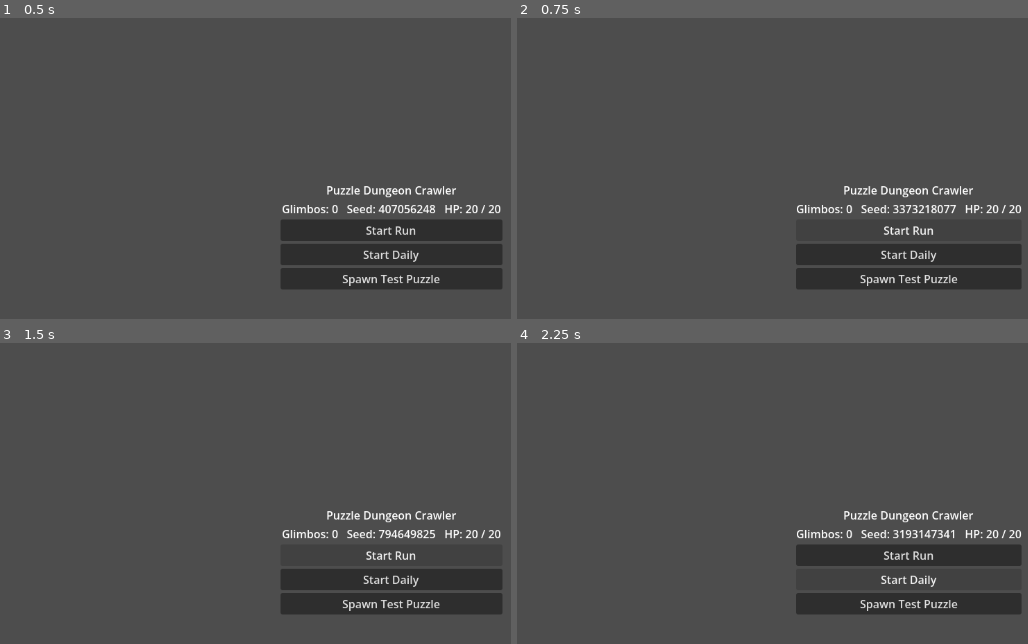
Above: before the commit, frames 1-4 (two rows, left to right).
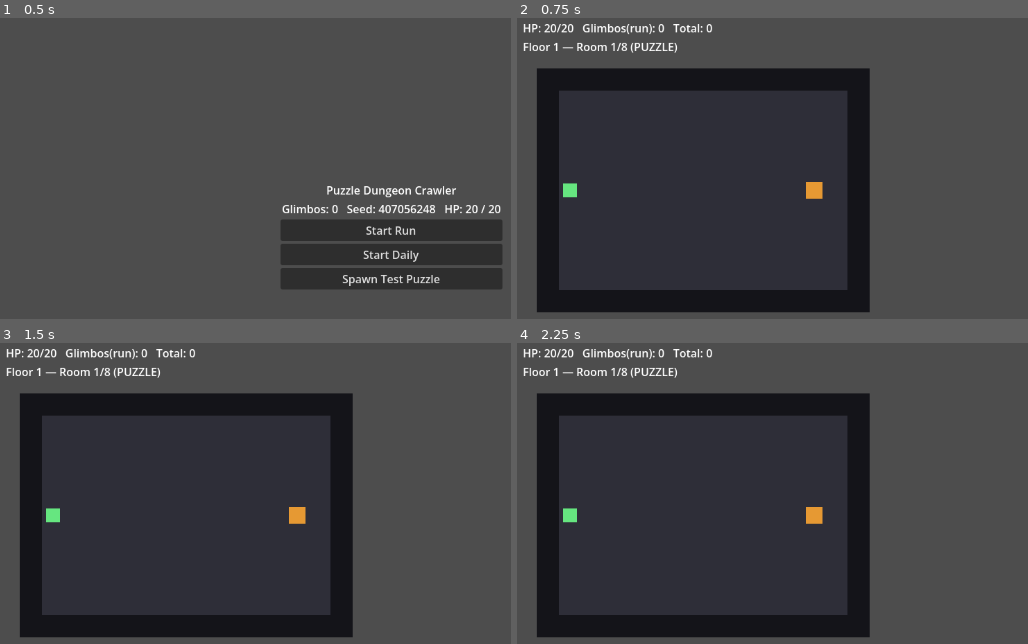
Above: after the commit, the same moments.

Repository: NickSanft/puzzle-dungeon-crawler
Game: Godot game, scene res://scenes/ui/main.tscn
Same seed, same stepped clock (60 frames per second), same inputs: the game is played once before the commit and once after it.
Inputs (mouse positions are in pixels of both pictures, inside the frame that each line leads up to):
- Up to frame 1 (0.5 s): no input
- Up to frame 2 (0.75 s): click "Start Run" at 0.5 s
- Up to frame 3 (1.5 s): click (393, 556) at 1.25 s, where only the run before the commit has a clickable "Start Run"
- Up to frame 4 (2.25 s): click (910, 580) at 2 s, where only the run before the commit has a clickable "Start Daily"

Frame 1 is identical in both runs. In frame 2, 56% of the frame differs, in the area x 1-99%, y 1-98%; in frame 3, 56%; in frame 4, 56%.

Commit message:
feat(dungeon): tile-based run scene + fix solver bool comparison

Diff:
--- a/project.godot
+++ b/project.godot
@@ -22,6 +22,10 @@
 GameState="*res://scripts/core/game_state.gd"
 RunManager="*res://scripts/core/run_manager.gd"
 
+[dotnet]
+
+project/assembly_name="PuzzleDungeonCrawler"
+
 [physics]
 
 3d/physics_engine="Jolt Physics"
--- /dev/null
+++ b/scenes/dungeon/dungeon.gd
@@ -0,0 +1,97 @@
+extends Node2D
+
+const TILE_SIZE := 32
+const ROOM_W := 15
+const ROOM_H := 11
+
+const COLOR_FLOOR := Color(0.18, 0.18, 0.22)
+const COLOR_WALL := Color(0.08, 0.08, 0.1)
+const COLOR_PLAYER := Color(0.4, 0.9, 0.5)
+const COLOR_TRIGGER_PUZZLE := Color(0.9, 0.6, 0.2)
+const COLOR_TRIGGER_SHOP := Color(0.6, 0.4, 0.9)
+const COLOR_TRIGGER_BOSS := Color(0.9, 0.25, 0.3)
+const COLOR_DOOR := Color(0.5, 0.5, 0.55)
+
+enum Tile { FLOOR, WALL, DOOR }
+
+signal trigger_entered(room_type: String)
+
+var _tiles: Array = []
+var _player_pos: Vector2i = Vector2i(1, 1)
+var _trigger_pos: Vector2i = Vector2i(ROOM_W / 2, ROOM_H / 2)
+var _trigger_type: String = "PUZZLE"
+var _active: bool = true
+
+func _ready() -> void:
+	_build_room()
+	queue_redraw()
+
+func _build_room() -> void:
+	_tiles = []
+	for y in ROOM_H:
+		var row: Array = []
+		for x in ROOM_W:
+			if x == 0 or y == 0 or x == ROOM_W - 1 or y == ROOM_H - 1:
+				row.append(Tile.WALL)
+			else:
+				row.append(Tile.FLOOR)
+		_tiles.append(row)
+	_player_pos = Vector2i(1, ROOM_H / 2)
+	_trigger_pos = Vector2i(ROOM_W - 3, ROOM_H / 2)
+
+func load_room(room_type: String) -> void:
+	_trigger_type = room_type
+	_active = true
+	_build_room()
+	queue_redraw()
+
+func _unhandled_input(event: InputEvent) -> void:
+	if not _active:
+		return
+	if not (event is InputEventKey and event.pressed and not event.echo):
+		return
+	var dx := 0
+	var dy := 0
+	match event.keycode:
+		KEY_W, KEY_UP: dy = -1
+		KEY_S, KEY_DOWN: dy = 1
+		KEY_A, KEY_LEFT: dx = -1
+		KEY_D, KEY_RIGHT: dx = 1
+		_: return
+	_try_move(dx, dy)
+
+func _try_move(dx: int, dy: int) -> void:
+	var next := _player_pos + Vector2i(dx, dy)
+	if next.x < 0 or next.y < 0 or next.x >= ROOM_W or next.y >= ROOM_H:
+		return
+	if _tiles[next.y][next.x] == Tile.WALL:
+		return
+	_player_pos = next
+	queue_redraw()
+	if _player_pos == _trigger_pos:
+		_active = false
+		trigger_entered.emit(_trigger_type)
+
+func set_active(flag: bool) -> void:
+	_active = flag
+
+func _draw() -> void:
+	for y in ROOM_H:
+		for x in ROOM_W:
+			var rect := Rect2(x * TILE_SIZE, y * TILE_SIZE, TILE_SIZE, TILE_SIZE)
+			var c := COLOR_FLOOR
+			match _tiles[y][x]:
+				Tile.WALL: c = COLOR_WALL
+				Tile.DOOR: c = COLOR_DOOR
+			draw_rect(rect, c)
+	var tc := _trigger_color(_trigger_type)
+	draw_rect(Rect2(_trigger_pos.x * TILE_SIZE + 4, _trigger_pos.y * TILE_SIZE + 4,
+		TILE_SIZE - 8, TILE_SIZE - 8), tc)
+	draw_rect(Rect2(_player_pos.x * TILE_SIZE + 6, _player_pos.y * TILE_SIZE + 6,
+		TILE_SIZE - 12, TILE_SIZE - 12), COLOR_PLAYER)
+
+func _trigger_color(t: String) -> Color:
+	match t:
+		"SHOP": return COLOR_TRIGGER_SHOP
+		"BOSS": return COLOR_TRIGGER_BOSS
+		_: return COLOR_TRIGGER_PUZZLE
--- /dev/null
+++ b/scenes/dungeon/dungeon.tscn
@@ -0,0 +1,6 @@
+[gd_scene load_steps=2 format=3 uid="uid://c5d1u2n3g4e5n"]
+
+[ext_resource type="Script" path="res://scenes/dungeon/dungeon.gd" id="1_dung"]
+
+[node name="Dungeon" type="Node2D"]
+script = ExtResource("1_dung")
--- /dev/null
+++ b/scenes/dungeon/run_scene.gd
@@ -0,0 +1,81 @@
+extends Control
+
+const DungeonScene := preload("res://scenes/dungeon/dungeon.tscn")
+const NonogramBoardScene := preload("res://scenes/puzzles/nonogram_board.tscn")
+
+const GLIMBO_REWARD_PER_SIZE := {5: 3, 10: 8, 15: 15}
+
+@onready var _hud: Label = $HUD/HPGlimbos
+@onready var _message: Label = $HUD/Message
+@onready var _dungeon_layer: Node2D = $DungeonLayer
+@onready var _overlay: Control = $Overlay
+
+var _dungeon: Node2D
+var _current_board: NonogramBoard
+var _current_size: int = 5
+
+func _ready() -> void:
+	_dungeon = DungeonScene.instantiate()
+	_dungeon_layer.add_child(_dungeon)
+	_dungeon.trigger_entered.connect(_on_trigger_entered)
+	RunManager.room_entered.connect(_on_room_entered)
+	GameState.run_ended.connect(_on_run_ended)
+	GameState.hp_changed.connect(func(_c, _m): _update_hud())
+	GameState.glimbos_earned.connect(func(_a, _b): _update_hud())
+	RunManager.begin_floor()
+	_update_hud()
+
+func _on_room_entered(room_type: String, idx: int) -> void:
+	_message.text = "Floor %d — Room %d/%d (%s)" % [
+		GameState.current_floor, idx + 1, RunManager.ROOMS_PER_FLOOR, room_type
+	]
+	_dungeon.load_room(room_type)
+	_clear_overlay()
+
+func _on_trigger_entered(room_type: String) -> void:
+	match room_type:
+		"PUZZLE":
+			_open_puzzle(_current_size)
+		"SHOP":
+			_message.text = "Shop room — (not implemented yet). Press SPACE to advance."
+			set_process_unhandled_input(true)
+		"BOSS":
+			_open_puzzle(10)
+
+func _unhandled_input(event: InputEvent) -> void:
+	if event is InputEventKey and event.pressed and event.keycode == KEY_SPACE:
+		if _message.text.begins_with("Shop room"):
+			RunManager.advance_room()
+
+func _open_puzzle(size: int) -> void:
+	_clear_overlay()
+	var puzzle := NonogramGenerator.generate(size, 0.55, true)
+	_current_board = NonogramBoardScene.instantiate()
+	_current_board.position = Vector2(40, 40)
+	_overlay.add_child(_current_board)
+	_current_board.load_puzzle(puzzle)
+	_current_board.solved.connect(_on_puzzle_solved.bind(size))
+	_current_board.failed.connect(_on_puzzle_failed)
+
+func _on_puzzle_solved(_wrong: int, size: int) -> void:
+	var reward: int = GLIMBO_REWARD_PER_SIZE.get(size, 3)
+	GameState.award_glimbos(reward)
+	await get_tree().create_timer(0.6).timeout
+	RunManager.advance_room()
+
+func _on_puzzle_failed(wrong: int) -> void:
+	GameState.take_damage(wrong)
+
+func _on_run_ended(won: bool) -> void:
+	_message.text = "Run ended — won: %s" % str(won)
+	_dungeon.set_active(false)
+
+func _clear_overlay() -> void:
+	for c in _overlay.get_children():
+		c.queue_free()
+	_current_board = null
+
+func _update_hud() -> void:
+	_hud.text = "HP: %d/%d   Glimbos(run): %d   Total: %d" % [
+		GameState.hp, GameState.max_hp, GameState.glimbos_this_run, int(SaveSystem.data.glimbos)
+	]
--- /dev/null
+++ b/scenes/dungeon/run_scene.tscn
@@ -0,0 +1,37 @@
+[gd_scene load_steps=2 format=3 uid="uid://d9r1u2n3s4c5e"]
+
+[ext_resource type="Script" path="res://scenes/dungeon/run_scene.gd" id="1_run"]
+
+[node name="RunScene" type="Control"]
+layout_mode = 3
+anchors_preset = 15
+anchor_right = 1.0
+anchor_bottom = 1.0
+grow_horizontal = 2
+grow_vertical = 2
+script = ExtResource("1_run")
+
+[node name="DungeonLayer" type="Node2D" parent="."]
+position = Vector2(40, 80)
+
+[node name="Overlay" type="Control" parent="."]
+layout_mode = 1
+anchor_right = 1.0
+anchor_bottom = 1.0
+offset_left = 520.0
+
+[node name="HUD" type="VBoxContainer" parent="."]
+layout_mode = 1
+anchor_right = 1.0
+offset_left = 20.0
+offset_top = 10.0
+offset_right = -20.0
+offset_bottom = 60.0
+
+[node name="HPGlimbos" type="Label" parent="HUD"]
+layout_mode = 2
+text = "HP: ?"
+
+[node name="Message" type="Label" parent="HUD"]
+layout_mode = 2
+text = "Use WASD to move. Walk onto the orange square."
--- a/scenes/ui/main.gd
+++ b/scenes/ui/main.gd
@@ -32,9 +32,11 @@
 
 func _on_start_run() -> void:
 	GameState.start_run(false)
+	get_tree().change_scene_to_file("res://scenes/dungeon/run_scene.tscn")
 
 func _on_start_daily() -> void:
 	GameState.start_run(true)
+	get_tree().change_scene_to_file("res://scenes/dungeon/run_scene.tscn")
 
 func _on_run_ended(won: bool) -> void:
 	_label.text = "Run ended. Won: %s" % str(won)
--- a/scripts/puzzles/nonogram_solver.gd
+++ b/scripts/puzzles/nonogram_solver.gd
@@ -34,7 +34,7 @@
 		for x in w:
 			var col: Array = []
 			for y in h:
-				col.append(grid[y][x] == FILLED)
+				col.append(bool(grid[y][x]))
 			if NonogramPuzzle._line_to_clues(col) != col_clues[x]:
 				return
 		count[0] += 1
@@ -53,8 +53,8 @@
 	for x in w:
 		var col: Array = []
 		for y in range(0, row_idx):
-			col.append(grid[y][x] == FILLED)
-		col.append(new_row[x] == FILLED)
+			col.append(bool(grid[y][x]))
+		col.append(bool(new_row[x]))
 		var is_last_row := (row_idx == h - 1)
 		if not _col_prefix_ok(col, col_clues[x], is_last_row, h):
 			return false
Not shown, added: scenes/dungeon/dungeon.gd.uid
Not shown, added: scenes/dungeon/run_scene.gd.uid
Not shown, added: scenes/puzzles/nonogram_board.gd.uid
Not shown, added: scenes/puzzles/nonogram_test.gd.uid
Not shown, added: scenes/ui/main.gd.uid
Not shown, added: scripts/core/game_state.gd.uid
Not shown, added: scripts/core/rng.gd.uid
Not shown, added: scripts/core/run_manager.gd.uid
Not shown, added: scripts/core/save_system.gd.uid
Not shown, added: scripts/puzzles/nonogram_generator.gd.uid
Not shown, added: scripts/puzzles/nonogram_puzzle.gd.uid
Not shown, added: scripts/puzzles/nonogram_solver.gd.uid
